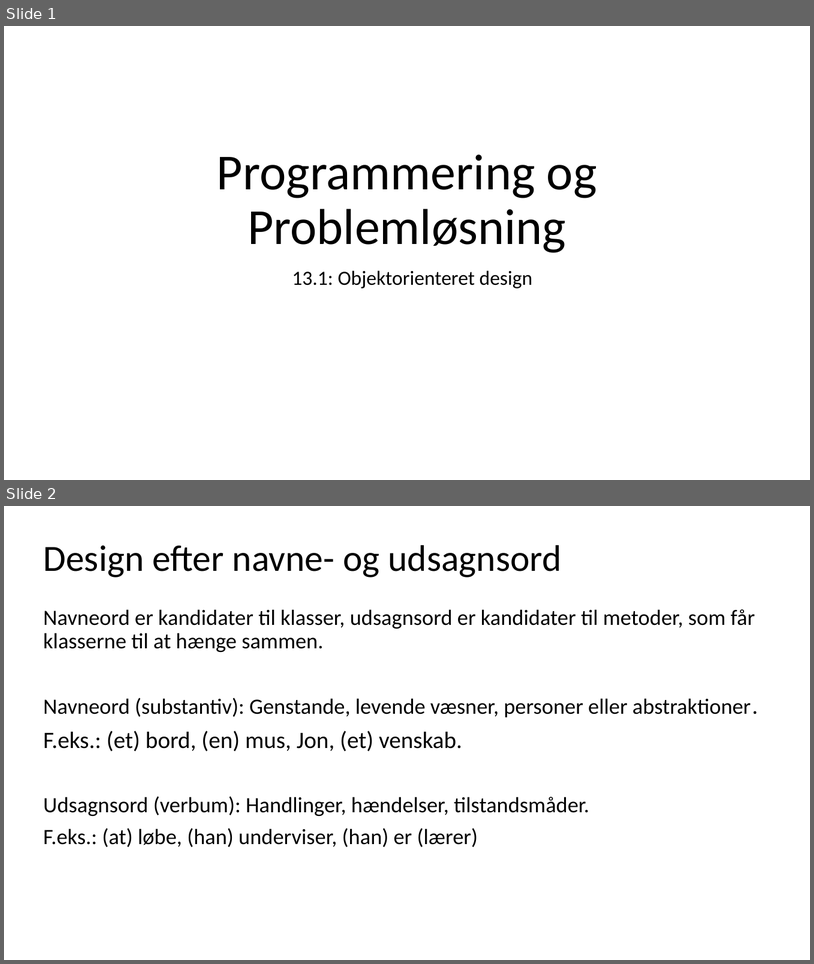
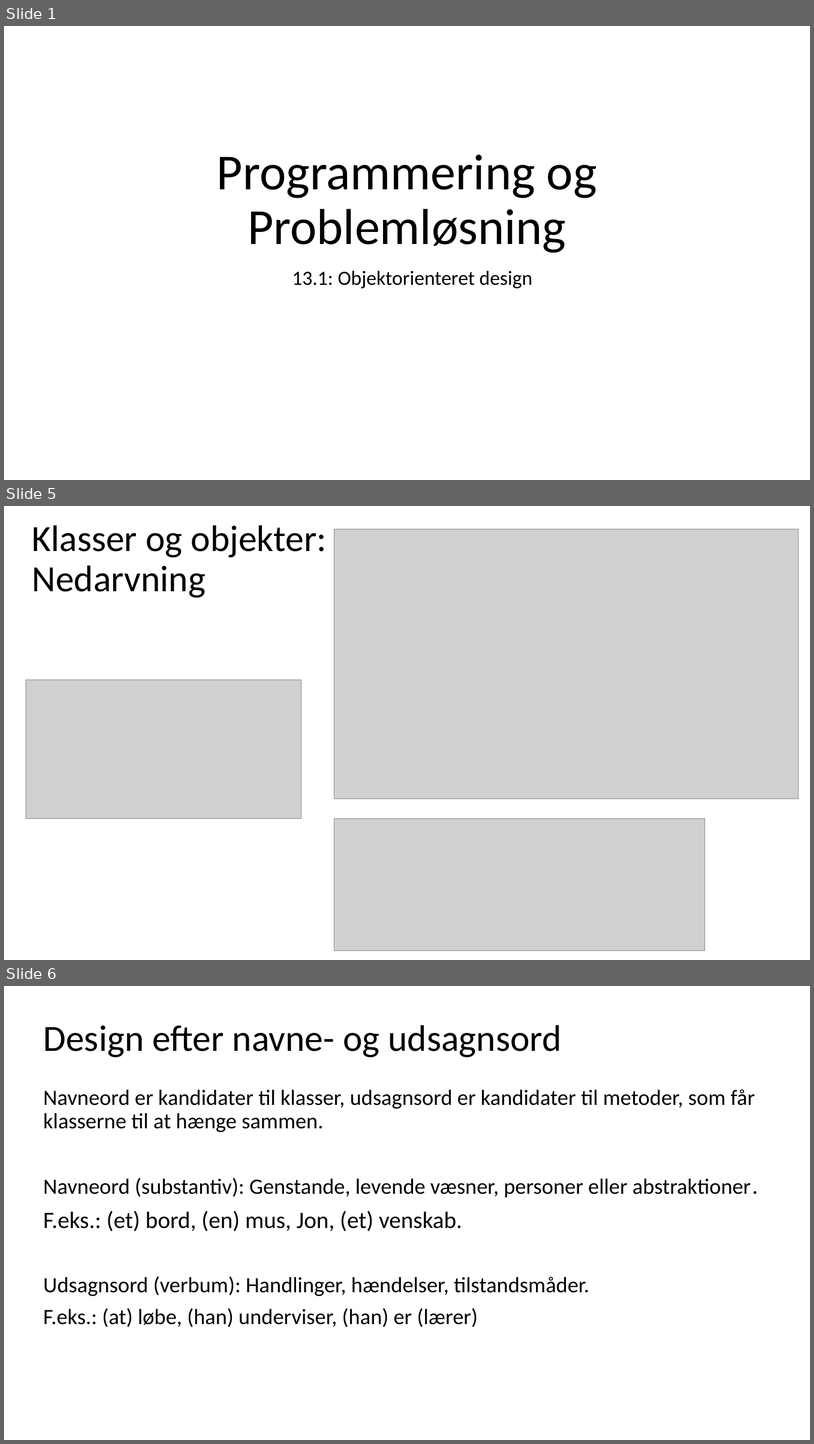
Before and after one commit to fisterloegsovs/pop22, a slide deck: lectures/13.1-3/lecture13.1.pptx. Shown one above the other, each under a label of ours: slides 1 and 2 before the commit, slides 1, 5 and 6 after it; the slides between them are not shown. The pictures are 814x964 and 814x1444 pixels, drawn with LibreOffice and Linux fonts; fonts in the diff are those of the drawing; grey boxes stand for pictures. Boxes give left, top, right and bottom in pixels: in the first picture for what was removed or moved away, otherwise in the second. Text is boxed around its words. In the diff, an @@ line names an element or a change of style, - is before the commit and + after.

```diff
--- a/lectures/13.1-3/lecture13.1.pptx
+++ b/lectures/13.1-3/lecture13.1.pptx
@@ slide 5 added at (4,506,810,960), background #FFFFFF @@
@@ title added at (32,525,327,598), 44 pt, text #000000 @@
+Klasser og objekter: Nedarvning
@@ picture added at (335,529,799,799) @@
@@ picture added at (26,679,302,818) @@
@@ picture added at (335,818,705,950) @@
@@ what was slide 2 is now slide 6 @@
```
Also in this commit, not shown: 3 slides changed, 3 other slides added, 1 slide removed, 7 other files.
